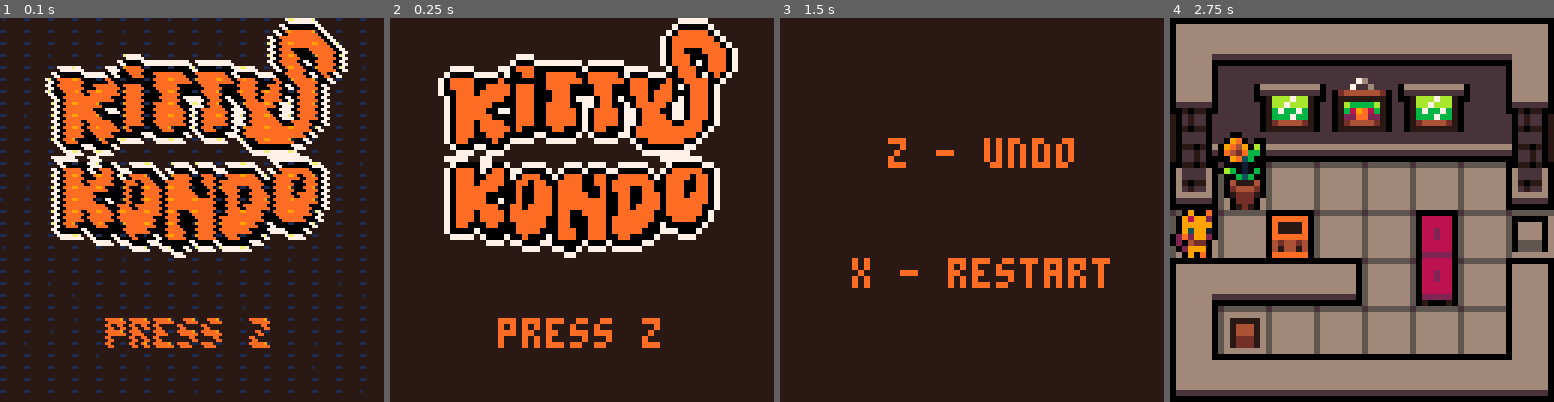
Above: before the commit, frames 1-4 (left to right).
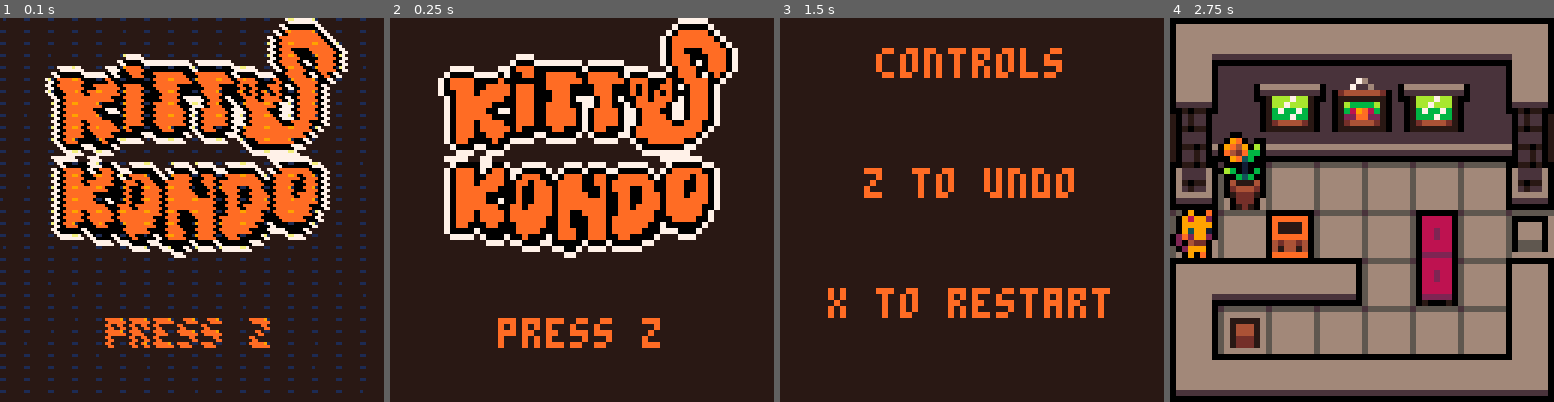
Above: after the commit, the same moments.

Repository: konata-chan404/Kitty-Kondo
Game: PICO-8 cartridge game.p8
Two runs of this game, one before a commit and one after it. Both use one fixed random seed, a clock stepped at 60 frames per second and the inputs below.
Inputs:
- Up to frame 1 (0.1 s): no input
- Up to frame 2 (0.25 s): no input
- Up to frame 3 (1.5 s): tap X (X key) at 0.33, 1.07 s; tap O (Z key) at 0.7 s
- Up to frame 4 (2.75 s): hold Right 1.6-2.1 s; tap O (Z key) at 1.7, 2.1, 2.5 s; tap X (X key) at 1.85 s; hold Up 2.15-2.42 s; hold Right from 2.47 s (still down)

The runs differ from the first frame. In frame 1, less than 0.1% of the frame differs, in the area x 63-72%, y 17-21%; in frame 2, less than 0.1%; in frame 3, 8.9%, in the area x 12-86%, y 7-79%; in frame 4, nothing differs.

Commit message:
at this point i really dont know lol

Diff:
--- a/game.p8
+++ b/game.p8
@@ -26,12 +26,12 @@
 	_draw = menu_draw
 
 	load_palette({128,0,2,136,132,4,137,9,129,131,139,138,133,5,134,7})
-	music(1)
+	music(0)
 end
 
 function menu_update()
 	if btnp(4) then
-		save_menu_init()
+		help_menu_init()
 	end
 end
 
@@ -62,14 +62,14 @@
 
 	if btnp(5) then
 		poke(0x5e00, 1)
-		help_menu_init()
+		load_game()
 	end
 end
 
 function save_menu_draw()
 	cls(0)
-	print("z - continue", 32-22, 20, 6)
-	print("x - reset",32-18, 40, 6)
+	print("z - load", 32-16, 20, 6)
+	print("x - new",32-14, 40, 6)
 end
 
 
@@ -82,14 +82,15 @@
 
 function help_menu_update()
 	if btnp(4) then
-		load_game()
+		save_menu_init()
 	end
 end
 
 function help_menu_draw()
 	cls(0)
-	print("z - undo", 32-14, 20, 6)
-	print("x - restart",32-20, 40, 6)
+	print("controls", 32-16, 5, 6)
+	print("z to undo", 32-18, 25, 6)
+	print("x to restart",32-24, 45, 6)
 end
 
 
@@ -140,6 +141,10 @@
 	-- camera(player.xpos, player.ypos) - this line is pointless. were updating the camera position every frame anyway so whats the point?
 
 	current_level.index = @0x5e00-1
+	if current_level.index < 0
+	then
+		current_level.index = 0
+	end
 	load_next_level()
 end
 
@@ -172,7 +177,6 @@
 	-- draw debugging values
     camera()
 	-- print(player.flip)
-	-- print(debug)
 	--print(#boxes)
 	--print(#block_points)
 	--print(debug)
@@ -701,7 +705,8 @@
 			cely_end = 12,
 			player_spawn = {xpos=10, ypos=4},
 			end_point = {xpos=6, ypos = 6},
-			ground_tile = 62
+			ground_tile = 62,
+			music = 12
 		},
 
 		--third level
@@ -712,7 +717,8 @@
 			cely_end = 17,
 			player_spawn = {xpos=7, ypos=13},
 			end_point = {xpos=22, ypos = 4},
-			ground_tile = 62
+			ground_tile = 62,
+			music = 12
 		},
 
 
@@ -724,7 +730,8 @@
 			cely_end = 27,
 			player_spawn = {xpos=1, ypos=20},
 			end_point = {xpos=11, ypos = 241},
-			ground_tile = 62
+			ground_tile = 62,
+			music = 12
 		},
 
 
@@ -736,7 +743,8 @@
 			cely_end = 32,
 			player_spawn = {xpos=13, ypos=25},
 			end_point = {xpos=17, ypos = 34},
-			ground_tile = 62
+			ground_tile = 62,
+			music = 12
 		},
 
 
@@ -761,7 +769,8 @@
 			cely_end = 12,
 			player_spawn = {xpos=28, ypos=05},
 			end_point = {xpos=15, ypos = 11},
-			ground_tile = 62
+			ground_tile = 62,
+			music = 4
 		},
 
 
@@ -773,7 +782,8 @@
 			cely_end = 09,
 			player_spawn = {xpos=41, ypos=08},
 			end_point = {xpos=33, ypos = 10},
-			ground_tile = 62
+			ground_tile = 62,
+			music = 4
 		},
 
 
@@ -785,7 +795,8 @@
 			cely_end = 9,
 			player_spawn = {xpos=48, ypos=7},
 			end_point = {xpos=58, ypos = 7},
-			ground_tile = 62
+			ground_tile = 62,
+			music = 4
 		},
 
 
@@ -797,7 +808,8 @@
 			cely_end = 12,
 			player_spawn = {xpos=63, ypos=4},
 			end_point = {xpos=66, ypos = 8},
-			ground_tile = 62
+			ground_tile = 62,
+			music = 4
 		},
 
 
@@ -809,7 +821,8 @@
 			cely_end = 8,
 			player_spawn = {xpos=67, ypos=4},
 			end_point = {xpos=79, ypos = 5},
-			ground_tile = 62
+			ground_tile = 62,
+			music = 4
 		},
 
 
@@ -821,7 +834,8 @@
 			cely_end = 10,
 			player_spawn = {xpos=80, ypos=7},
 			end_point = {xpos=79, ypos = 9},
-			ground_tile = 62
+			ground_tile = 62,
+			music = 4
 		},
 
 
@@ -833,7 +847,8 @@
 			cely_end = 08,
 			player_spawn = {xpos=102, ypos=4},
 			end_point = {xpos=102, ypos = 6},
-			ground_tile = 62
+			ground_tile = 62,
+			music = 4
 		},
 
 
@@ -845,7 +860,8 @@
 			cely_end = 9,
 			player_spawn = {xpos=110, ypos=4},
 			end_point = {xpos=117, ypos = 07},
-			ground_tile = 62
+			ground_tile = 62,
+			music = 4
 		},
 
 
@@ -857,7 +873,8 @@
 			cely_end = 26,
 			player_spawn = {xpos=56, ypos=20},
 			end_point = {xpos=70, ypos = 24},
-			ground_tile = 62
+			ground_tile = 62,
+			music = 4
 		}
 	}
 
@@ -894,6 +911,7 @@
 function load_level(level, next_level)
 
 	local last_palette = current_level.palette
+	local last_music = current_level.music
 
 	current_level = {
 		index = current_level.index,
@@ -906,7 +924,8 @@
 		end_point = level.end_point,
 		ground_tile = level.ground_tile,
 		barrier = {},
-		palette = last_palette
+		palette = last_palette,
+		music = level.music
 	}
 
 	boxes = {}
@@ -928,7 +947,8 @@
 		load_palette(current_level.palette)
 	end
 
-	if level.music ~= nil then
+	debug = last_music
+	if level.music ~= nil and last_music ~= level.music then
 		music(level.music)
 	end
 
@@ -1046,8 +1067,8 @@
 00000000000000000000000000000082a3c3720000000000000000000000000000000000000000ffff0000ff166611111111f111111ffff000f1666116661f00
 00000000000000000000000000000000000000000000000000000000000000000000000000000f1111ffff1f1166116666611666661f111fff116661f161f000
 0000000000000000000000000000000000010000000000000000000000000000000000000000f1666611116111111166666616666661666111611666611f0000
-0000000000000000000000000000000000000000000000000000000000000000000000000000f166661166661666116666111166611166611661f16661f00000
-0000000000000000000000000000000000020000000000000000000000000000000000000000f116661666661666111666111166611166616661116661f00000
+0000000000000000000000000000000000000000000000000000000000000000000000000000f166661166661666116666111166611161611661f16661f00000
+0000000000000000000000000000000000020000000000000000000000000000000000000000f116661666661666111666111166611161616161116661f00000
 00000000000000000000000000000000000000000000000000000000000000000000000000000f166666666116661116661fff1661f116616661f16661f00000
 00000000000000000000000000809393a3e370000000000000000000000000000000000000000f1666666111166611666611ff16611f1666661ff16661f00000
 00000000000000000000000000000000000000000000000000000000000000000000000000000f16666611ff166611666661f166661ff166611ff16661f00000
@@ -1215,10 +1236,10 @@
 003b503e3e3e3e3e3f003b523e51170017163e3e3e3e3e3e3e3e3e152f000000173e3e15163e3e3e3e170000000000000b2a3e3e373e37152c1700173e3e3e3f0000003b3e3e3e152c2c1637373e2f0000172c163e3e15572c1700082a373737373737373e3e3f000000000000003b3e3e3e280a000000000000000000000000
 303e3e113e3e673e3c103e3e3e371700173e3e543e543e543e543e3e3f000000173e3e11371155563e170000000000001b683e373e373e373e1700173e373e3e2000203e3e1111113e3e3e3e3e3e3f0000173e113e11373e3e1700173e111111111111113e3e3e200000000000203e3e113e3e17000000000000000000000000
 000839393a3e773e07000b0c3a3e170017673e3e1137113711373e3e3e200000173e3e3e37113e3e3e1f0000000000002b78543e555655563e170017373e37380c0a00073e3e3e11673e3e37373e3c10082a3e543e3e37113e1700173e3e3e673e543e543e383a00080c0c0c0c290c3a3e543e280a0000000000000000000000
-0017373e3e3e3e3e17001737683e170017773e543e543e543e543e6807000000173c0711371167683e2f0000000000003b3e3e3e113e3e113e27001a3a37543e3e170028390a3e3e773e3e55563e0700273e3e3e55563738292a00173e543e773e3e3e3e3e3c1000173e373e3e273e113e113e3e270000000000000000000000
-00280e0e0e0e0e0e2a00173e783e170017673e3e1137113711373e7817000000173e173e373e77783e3f0000000000203e3e3e11113e3e113e3c10173e3e113e3e27000000173e3e080a3e3e3e3e17203e3e3e113e3e373e170000173e3e3e0839393939393a0000173e3e3e3e3e3e3e3e11543e3c1000000000000000000000
-0b0e0e0e0e0e0e0f000017113e11170017773e543e543e543e543e3e17000000173e173e373e3e3e3e3e2000000000003939390a3e3e3e08393a00173e113e3e3e3c1000002839392a28393939392a00363e3e3e073e3e3e170000283939392a000000000000000017373737080c0c0c0a3e3e3e070000000000000000000000
-176065636465661f00002737113e170017673e3e1137113711373e3e17000000273e283939393939393a000000000000000000283939392a000000280a11113e3e0700000000000000000000000000103c3e3e08093939392a000000000000000000000000000000280c0c0c2a000000280c0c0c2a0000000000000000000000
+0017373e3e3e3e3e17001737683e170017773e543e543e543e543e6807000000173c0711371167683e2f0000000000003b3e3e3e113e3e113e27001a3a37543e3e170028390a3e3e773e3e55563e0700273e3e3e55563738292a00173e543e773e3e3e3e3e3c3e00173e373e3e273e113e113e3e270000000000000000000000
+00280e0e0e0e0e0e2a00173e783e170017673e3e1137113711373e7817000000173e173e373e77783e3f0000000000203e3e3e11113e3e113e3c10173e3e113e3e27000000173e3e080a3e3e3e3e17203e3e3e113e3e373e170000173e3e3e0839393939390a3e00173e3e3e3e3e3e3e3e11543e3c1000000000000000000000
+0b0e0e0e0e0e0e0f000017113e11170017773e543e543e543e543e3e17000000173e173e373e3e3e3e3e2000000000003939390a3e3e3e08393a00173e113e3e3e3c1000002839392a28393939392a00363e3e3e073e3e3e170000283939392a0000000000273e0017373737080c0c0c0a3e3e3e070000000000000000000000
+176065636465661f00002737113e170017673e3e1137113711373e3e17000000273e283939393939393a000000000000000000283939392a000000280a11113e3e0700000000000000000000000000103c3e3e08093939392a000000000000000000000000001000280c0c0c2a000000280c0c0c2a0000000000000000000000
 177075737475762f00103c3e3e3e170027773e543e543e543e543e3e1700000000100000000000000000000000000000000000000000000000000000173e3e08392a00000000000000000000000000003839392a0000000000000000000000000000000000000000000000000000000000000000000000000000000000000000
 175556373e3e3e3f0000073e3e3e17103c3e3e3e3e3e3e3e3e3e3e3e1700000000000000000000000000000000000000000000000000000000000000173e3e1700000000000000000000000000000000000000000000000000000000000000000000000000000000000000000000000000000000000000000000000000000000
 17683e11555655560000280c0c0c2a003839393939393939393939392a000000000000000000000000000000000000000000000000000000000000002839392a00000000000000000000000000000000000000000000000000000000000000000000000000000000000000000000000000000000000000000000000000000000
